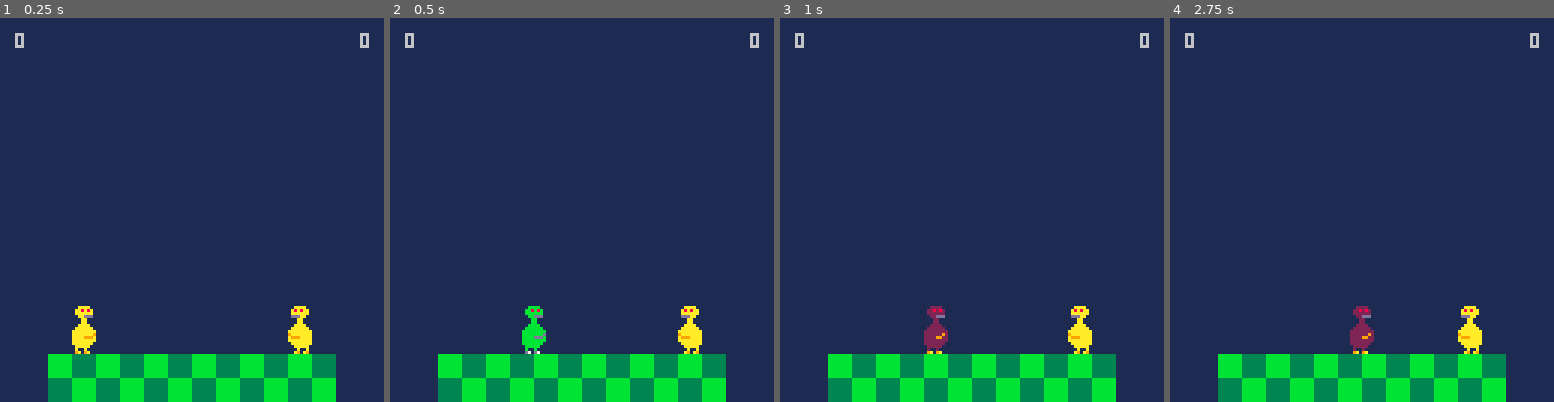
Above: before the commit, frames 1-4 (left to right).
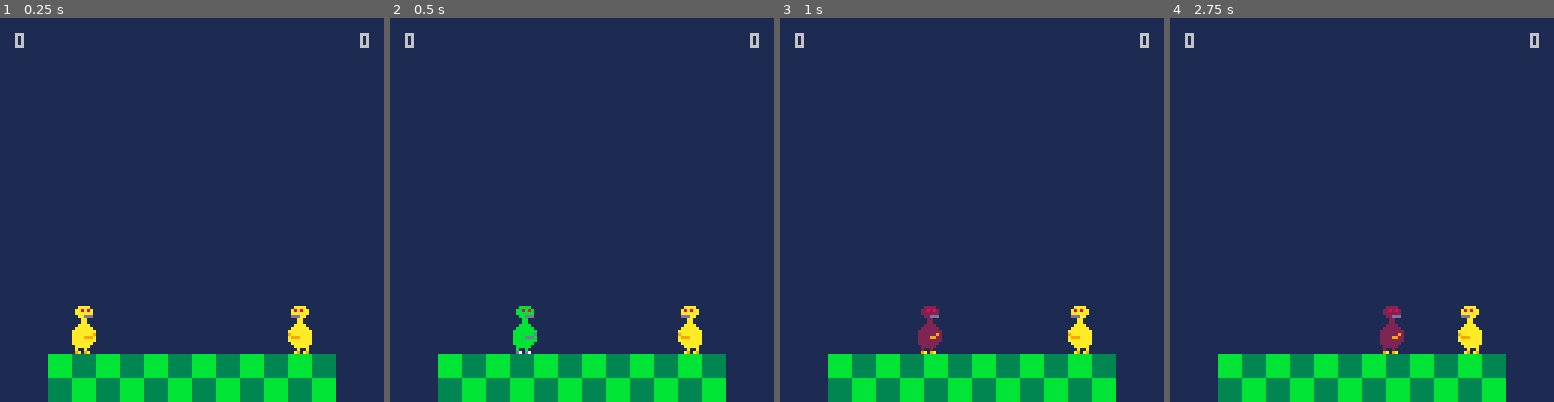
Above: after the commit, the same moments.

Repository: davidjtferguson/dancejab
Game: PICO-8 cartridge jab.p8
Two runs of this game, one before a commit and one after it. Both use one fixed random seed, a clock stepped at 60 frames per second and the inputs below.
Inputs:
- Up to frame 1 (0.25 s): no input
- Up to frame 2 (0.5 s): tap X (X key) at 0.33 s
- Up to frame 3 (1 s): tap O (Z key) at 0.7 s
- Up to frame 4 (2.75 s): tap X (X key) at 1.07, 1.85 s; hold Right 1.6-2.1 s; tap O (Z key) at 1.7, 2.1, 2.5 s; hold Right from 2.47 s (still down)

Frame 1 is identical in both runs. In frame 2, 0.6% of the frame differs, in the area x 32-41%, y 75-88%; in frame 3, 0.5%; in frame 4, 1.0%, in the area x 46-61%, y 75-88%.

Commit message:
tweaked numbers for testing. buff walking, nerf dash, tiny extra chance to clank

Diff:
--- a/jab.p8
+++ b/jab.p8
@@ -14,14 +14,14 @@
   --how long each action lasts
   -- in frames at 60fps
   rollframes=9,
-  jabframes=6,
-  jablagframes=27,
+  jabframes=7,
+  jablagframes=25,
 
   --movement limits
   -- in pixels/frame
-  xacc=0.15,
+  xacc=0.4,
   xmaxvel=1.3,
-  xrollmaxvel=2,
+  xrollmaxvel=1.8,
 
   --xvel is multiplied by this
   -- each frame there's no input
